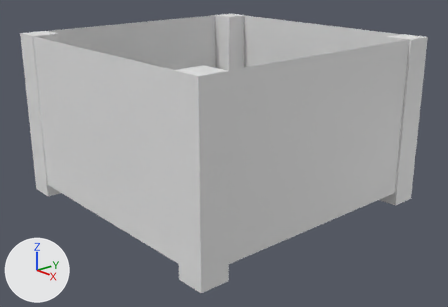
The Blender file models/roomWithPillars.blend, before and after one commit.
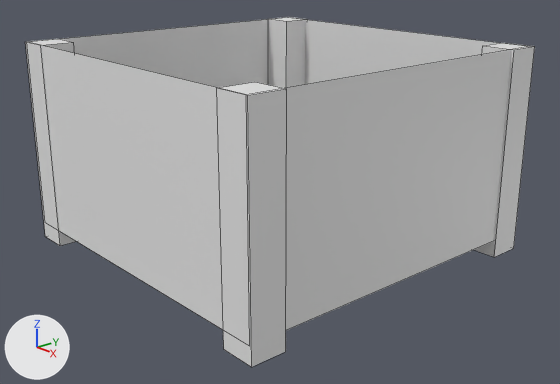
The first picture shows the older version from a camera (50 mm lens) standing at (13.33, -11.47, 6.83) and looking at (0.34, -0.1, 1.01). The close-ups show both versions on the part from 0% to 100% of the width and 0% to 100% of the height of that picture; other places that the commit changed are outside them. Arrows for +X, +Y and +Z are at lower left; the lights stay in place. The close-ups show mesh edges as thin lines.
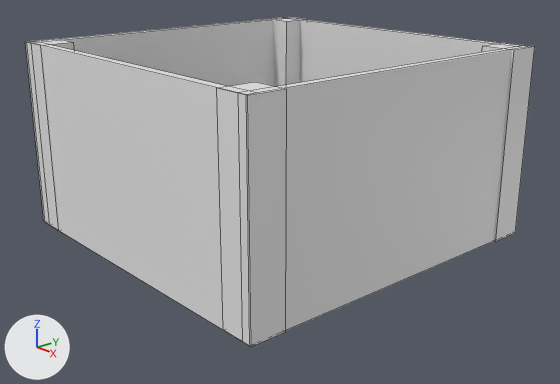
Edits to the bpy script that builds the scene:
```text
Change me_cube_001:
    where me_cube_001.from_pydata(...)  # 8 vertices, 6 faces; spans x -1.0..1.0, y -1.0..1.0, z -1.0..11.0
    used by ob_cube; location = (3.67, 3.68, 0.0); scale = (0.4, 0.4, 0.4)
    me_cube_001 part 1: the whole mesh is scaled about its middle by (1, 1, 0.917), then moved by (0.0, 0.0, 0.5)
Change me_plane_002:
    where me_plane_002.from_pydata(...)  # 4 vertices, 1 face; spans x -1.0..1.0, y -0.84..1.0, z 0.0
    used by ob_plane_002; location = (0.0, 4.0, 2.0); rotation_euler = (1.571, 0.0, 0.0), in degrees (90, 0, 0); scale = (4.0, 2.4, 4.0)
    verts and faces of me_plane_002; kept vertices keep their numbers, new ones are numbered from 4
    me_plane_002 part 2
    add delete_faces([(0, 1, 3, 2)])
    add for new, old in zip([*range(4, 8)], [*range(0, 4)]): verts[new] = verts[old] + (0.0, 0.0, 0.05)
    add faces += [(0, 2, 3, 1), (4, 5, 7, 6), (1, 3, 7, 5), (0, 4, 6, 2), (2, 6, 7, 3), (0, 1, 5, 4)]
Change me_plane_003:
    where me_plane_003.from_pydata(...)  # 4 vertices, 1 face; spans x -1.0..1.0, y -0.84..1.0, z 0.0
    used by ob_plane_003; location = (-4.0, 0.0, 2.0); rotation_euler = (1.571, 0.0, 1.571), in degrees (90, 0, 90); scale = (4.0, 2.4, 4.0)
    verts and faces of me_plane_003; kept vertices keep their numbers, new ones are numbered from 4
    me_plane_003 part 3
    add delete_faces([(0, 1, 3, 2)])
    add for new, old in zip([*range(4, 8)], [*range(0, 4)]): verts[new] = verts[old] + (0.0, 0.0, 0.05)
    add faces += [(0, 2, 3, 1), (4, 5, 7, 6), (1, 3, 7, 5), (0, 4, 6, 2), (2, 6, 7, 3), (0, 1, 5, 4)]
Change me_plane_004:
    where me_plane_004.from_pydata(...)  # 4 vertices, 1 face; spans x -1.0..1.0, y -0.84..1.0, z 0.0
    used by ob_plane_004; location = (4.0, 0.0, 2.0); rotation_euler = (1.571, 0.0, 4.712), in degrees (90, 0, 270); scale = (4.0, 2.4, 4.0)
    verts and faces of me_plane_004; kept vertices keep their numbers, new ones are numbered from 4
    me_plane_004 part 4
    add delete_faces([(0, 1, 3, 2)])
    add for new, old in zip([*range(4, 8)], [*range(0, 4)]): verts[new] = verts[old] + (0.0, 0.0, 0.05)
    add faces += [(0, 2, 3, 1), (4, 5, 7, 6), (2, 6, 7, 3), (0, 1, 5, 4), (1, 3, 7, 5), (0, 4, 6, 2)]
Change me_plane_005:
    where me_plane_005.from_pydata(...)  # 4 vertices, 1 face; spans x -1.0..1.0, y -0.84..1.0, z 0.0
    used by ob_plane_005; location = (0.0, -4.0, 2.0); rotation_euler = (1.571, 0.0, 3.142), in degrees (90, 0, 180); scale = (4.0, 2.4, 4.0)
    verts and faces of me_plane_005; kept vertices keep their numbers, new ones are numbered from 4
    me_plane_005 part 5
    add delete_faces([(0, 1, 3, 2)])
    add for new, old in zip([*range(4, 8)], [*range(0, 4)]): verts[new] = verts[old] + (0.0, 0.0, 0.05)
    add faces += [(0, 2, 3, 1), (4, 5, 7, 6), (1, 3, 7, 5), (0, 4, 6, 2), (2, 6, 7, 3), (0, 1, 5, 4)]
Change me_cube_003:
    where me_cube_003.from_pydata(...)  # 8 vertices, 6 faces; spans x -1.0..1.0, y -1.0..1.0, z -1.0..11.0
    used by ob_cube_002; location = (3.67, -3.62, 0.0); scale = (0.4, 0.4, 0.4)
    me_cube_003 part 6: the whole mesh is scaled about its middle by (1, 1, 0.917), then moved by (0.0, 0.0, 0.5)
Change me_cube_004:
    where me_cube_004.from_pydata(...)  # 8 vertices, 6 faces; spans x -1.0..1.0, y -1.0..1.0, z -1.0..11.0
    used by ob_cube_003; location = (-3.63, -3.62, 0.0); scale = (0.4, 0.4, 0.4)
    me_cube_004 part 7: the whole mesh is scaled about its middle by (1, 1, 0.917), then moved by (0.0, 0.0, 0.5)
```

Location of each change, (x1, y1, x2, y2) in pixels of the close-ups (560 x 384 px; the box of a moved part takes in the faces that stretch with it):
'Plane.004', reshaped: before (285, 50, 511, 330); after (276, 49, 511, 330)
'Plane.005', reshaped (13% wider): before (42, 46, 223, 330); after (42, 45, 246, 344)
'Cube.002', mesh rescaled (7% shorter): before (217, 82, 287, 367); after (217, 82, 287, 347)
'Plane.003', reshaped: before (62, 19, 269, 88); after (45, 19, 274, 223)
'Plane.002', reshaped: before (305, 19, 498, 85); after (300, 19, 498, 82)
'Cube', mesh rescaled: before (474, 43, 535, 257); after (482, 43, 535, 241)
'Cube.003', mesh rescaled (8% shorter): before (25, 39, 76, 246); after (25, 39, 74, 230)
part 1 of me_cube_001, moved or reshaped: before (474, 47, 524, 257); after (482, 47, 524, 241)
part 6 of me_cube_003, moved or reshaped: before (217, 88, 287, 367); after (217, 88, 287, 347)
part 7 of me_cube_004, moved or reshaped: before (27, 42, 76, 246); after (27, 42, 74, 230)
